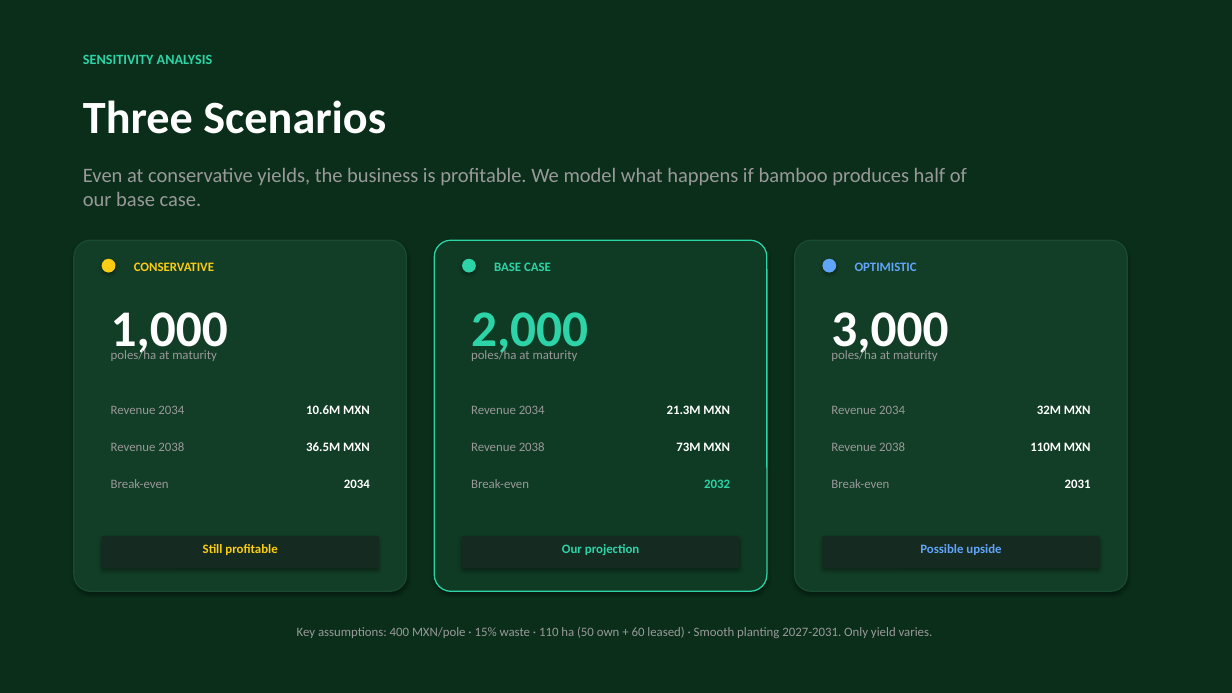
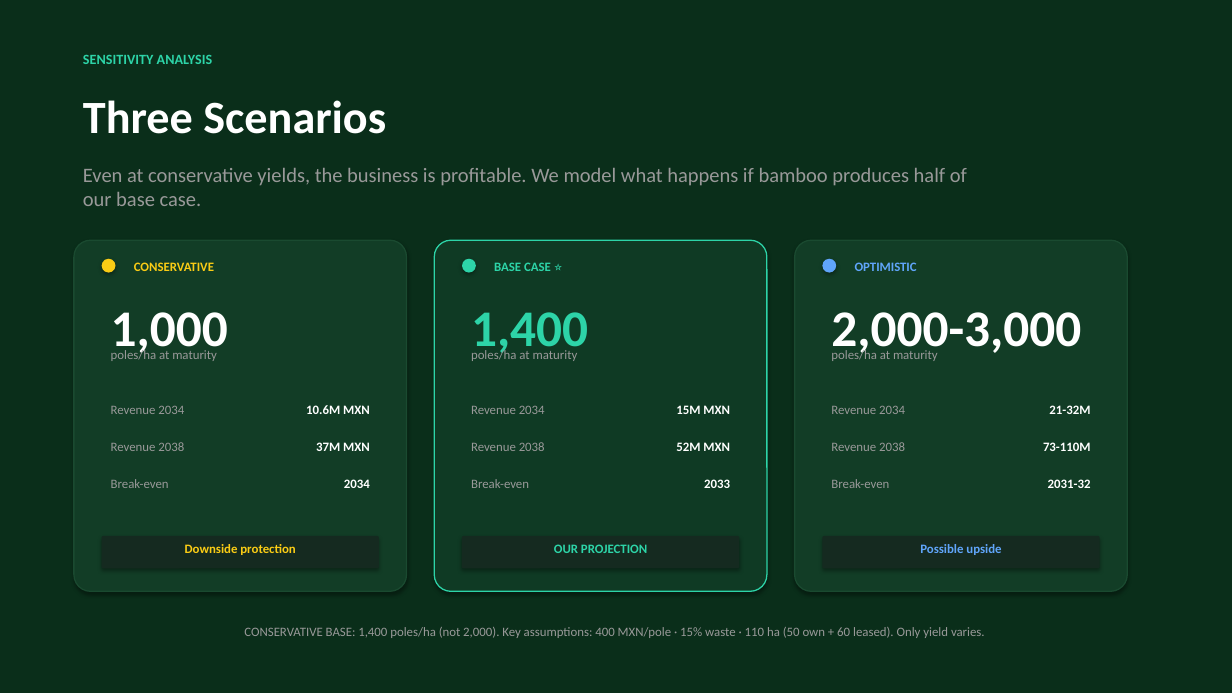
Before and after one commit to perezofir83/pacifico-bambu, a slide deck: slide 13 of Pacifico_Bambu_Pitch_Deck_v3.pptx. Drawn at 1232x693 pixels with LibreOffice and Linux fonts; fonts in the diff are those of the drawing. Boxes give left, top, right and bottom in pixels: in the first picture for what was removed or moved away, otherwise in the second. Text is boxed around its words. In the diff, an @@ line names an element or a change of style, - is before the commit and + after.

```diff
--- a/Pacifico_Bambu_Pitch_Deck_v3.pptx
+++ b/Pacifico_Bambu_Pitch_Deck_v3.pptx
@@ text at (471, 312, 588, 359): text changed @@
-2,000
+1,400
@@ text at (831, 312, 1081, 359): text changed @@
-3,000
+2,000-3,000
@@ text at (676, 405, 730, 414): text changed @@
-21.3M MXN
+15M MXN
@@ text at (1049, 405, 1090, 414): text changed @@
-32M MXN
+21-32M
@@ text at (316, 442, 370, 451): text changed @@
-36.5M MXN
+37M MXN
@@ text at (676, 442, 730, 451): text changed @@
-73M MXN
+52M MXN
@@ text at (1043, 442, 1091, 451): text changed @@
-110M MXN
+73-110M
@@ text at (704, 479, 730, 488): text changed; text colour #2DD4A8 to #FFFFFF @@
-2032
+2033
@@ text at (1048, 479, 1091, 488): text changed @@
-2031
+2031-32
@@ text at (185, 544, 295, 555): text changed @@
-Still profitable
+Downside protection
@@ text at (554, 544, 647, 553): text changed @@
-Our projection
+OUR PROJECTION
@@ text at (244, 627, 985, 638): text changed @@
-Key assumptions: 400 MXN/pole · 15% waste · 110 ha (50 own + 60 leased) · Smooth planting 2027-2031. Only yield varies.
+CONSERVATIVE BASE: 1,400 poles/ha (not 2,000). Key assumptions: 400 MXN/pole · 15% waste · 110 ha (50 own + 60 leased). Only yield varies.
```
Also in this commit, not shown: 3 other slides changed, 3 other files.
